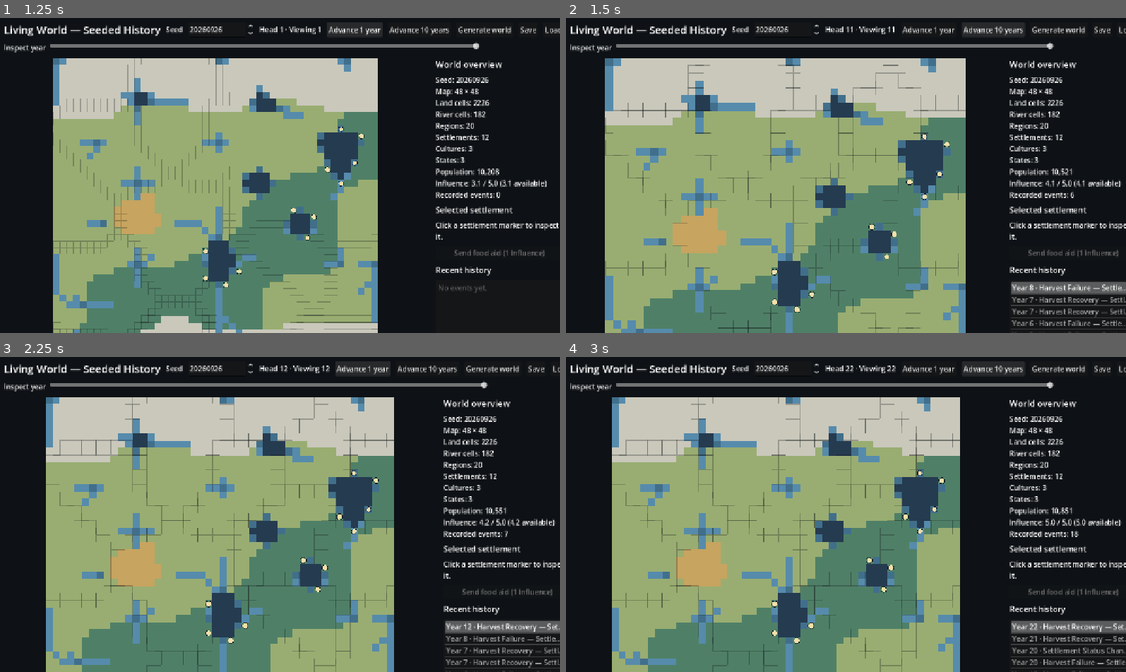
Above: before the commit, frames 1-4 (two rows, left to right).
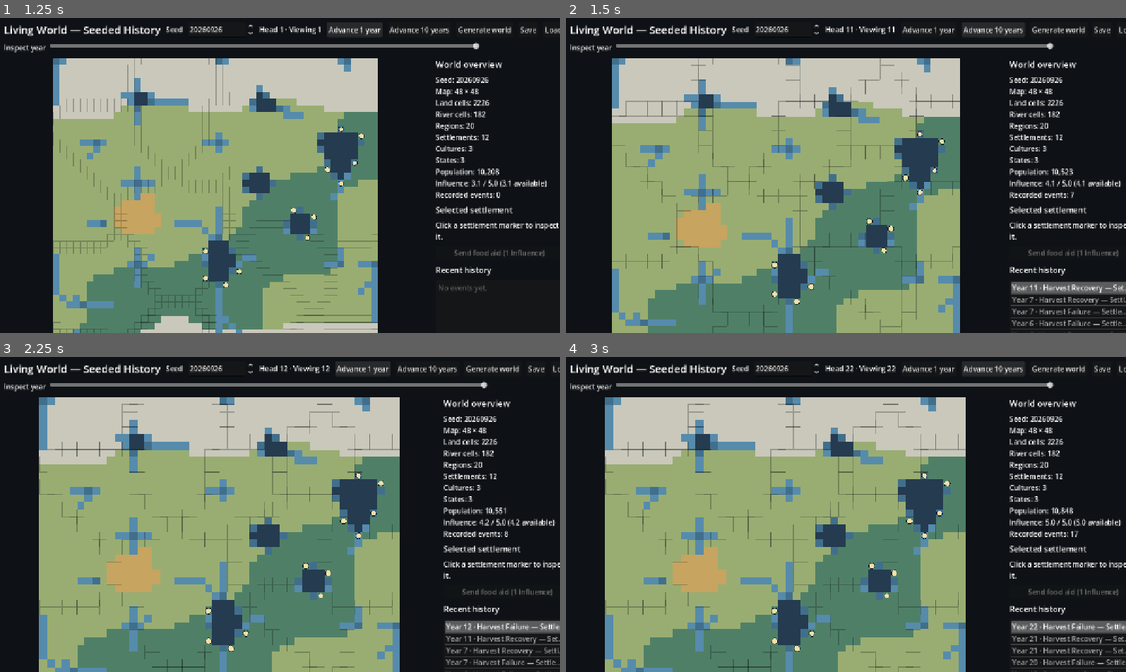
Above: after the commit, the same moments.

Repository: imattau/living-world
Game: Godot game, scene res://scenes/main.tscn
Two runs of this game, one before a commit and one after it. Both use one fixed random seed, a clock stepped at 60 frames per second and the inputs below.
Inputs:
- Up to frame 1 (1.25 s): click "Advance 1 year" at 0.5 s
- Up to frame 2 (1.5 s): click "Advance 10 years" at 1.25 s
- Up to frame 3 (2.25 s): click "Advance 1 year" at 2 s
- Up to frame 4 (3 s): click "Advance 10 years" at 2.75 s

Frame 1 is identical in both runs. In frame 2, 13% of the frame differs, in the area x 6-100%, y 12-100%; in frame 3, 13%; in frame 4, 13%.

Commit message:
Implement culture drift and splitting
Per docs/culture-drift-design.md:

- CultureData.values now has a real mechanical role: a cultural-
  distance term in the war dispute_score formula (rebalanced weights,
  simulation_version 5 -> 6), so drift and splitting aren't cosmetic.
- Drift is migration-driven rather than a random walk: when population
  moves between settlements of different cultures, the destination
  culture's values get pulled toward the origin's, weighted by the
  migrated population fraction and capped per dimension per year -
  fully deterministic, explicable via the population_migrated events
  that already drive it.
- Splitting: a culture whose settlements stay divided across 2+ states
  for 10 consecutive years forks - the largest group keeps the
  original CultureData, minority groups get new child cultures
  (parent_ids populated for the first time) named with the same
  roman-numeral pattern used for state succession.

New event: culture_split, tracked in evaluate_worlds.gd.

Co-Authored-By: Claude Sonnet 5 <noreply@anthropic.com>
Claude-Session: https://claude.ai/code/session_01QruFgYovgXYak2BvBeGa6i

Diff:
--- a/scripts/evaluation/evaluate_worlds.gd
+++ b/scripts/evaluation/evaluate_worlds.gd
@@ -38,6 +38,7 @@
 	var territories_annexed := 0
 	var states_fragmented := 0
 	var states_founded := 0
+	var culture_splits := 0
 	var events_with_facts := 0
 	var events_with_cause_links := 0
 	var maximum_dispute_score := 0.0
@@ -89,6 +90,8 @@
 				states_fragmented += 1
 			"state_founded":
 				states_founded += 1
+			"culture_split":
+				culture_splits += 1
 	var active_state_ids := {}
 	for settlement_value in world.settlements.values():
 		var settlement: SettlementData = settlement_value
@@ -113,6 +116,8 @@
 		"territories_annexed": territories_annexed,
 		"states_fragmented": states_fragmented,
 		"states_founded": states_founded,
+		"culture_splits": culture_splits,
+		"cultures_final": world.cultures.size(),
 		"events_total": world.events.size(),
 		"events_with_facts_percent": 100.0 * float(events_with_facts) / maxf(1.0, float(world.events.size())),
 		"events_with_cause_links": events_with_cause_links,
@@ -150,6 +155,7 @@
 	var total_territories_annexed := 0
 	var total_states_fragmented := 0
 	var total_states_founded := 0
+	var total_culture_splits := 0
 	for row in rows:
 		population_values.append(int(row["population_at_year_250"]))
 		initial_population_values.append(int(row["population_at_year_0"]))
@@ -178,6 +184,7 @@
 		total_territories_annexed += int(row["territories_annexed"])
 		total_states_fragmented += int(row["states_fragmented"])
 		total_states_founded += int(row["states_founded"])
+		total_culture_splits += int(row["culture_splits"])
 	population_values.sort()
 	initial_population_values.sort()
 	surviving_values.sort()
@@ -221,4 +228,5 @@
 		"territories_annexed_total": total_territories_annexed,
 		"states_fragmented_total": total_states_fragmented,
 		"states_founded_total": total_states_founded,
+		"culture_splits_total": total_culture_splits,
 	}
--- a/scripts/simulation/simulation_engine.gd
+++ b/scripts/simulation/simulation_engine.gd
@@ -33,6 +33,9 @@
 const NEW_STATE_STABILITY_FRAGMENT := 0.5
 const FORMATION_STATE_STABILITY := 0.6
 const FORMATION_POPULATION_THRESHOLD := 400
+const CULTURE_DRIFT_MAX_PULL_WEIGHT := 0.15
+const CULTURE_DRIFT_MAX_YEARLY_SHIFT_PER_DIMENSION := 0.05
+const CULTURE_SPLIT_YEARS_THRESHOLD := 10
 
 var last_year_events: Array[HistoryEvent] = []
 var _pending_events: Array[HistoryEvent] = []
@@ -56,6 +59,7 @@
 	_update_leadership(world, target_year)
 	_update_state_cohesion(world, target_year)
 	_update_territorial_growth(world, target_year)
+	_update_culture_divergence(world, target_year)
 	world.influence = minf(INFLUENCE_CAP, world.influence + INFLUENCE_REGEN_PER_YEAR)
 	world.year = target_year
 	for event in _pending_events:
@@ -333,6 +337,7 @@
 		settlement.population = maxi(0, settlement.population + int(population_delta[settlement_id]))
 		var available_food: float = reports[settlement_id]["available_food"]
 		settlement.food_coverage = available_food / maxf(1.0, float(settlement.population))
+	_apply_migration_culture_drift(world, proposals)
 	for origin_id in _sorted_integer_keys(moved_by_origin):
 		var origin: SettlementData = world.settlements[origin_id]
 		var destination_ids: Array = destinations_by_origin[origin_id]
@@ -366,6 +371,51 @@
 			cause_links
 		)
 
+func _apply_migration_culture_drift(world: WorldState, proposals: Array[Dictionary]) -> void:
+	var cumulative_shift := {}
+	for proposal in proposals:
+		var amount: int = proposal["amount"]
+		if amount <= 0:
+			continue
+		var origin_id: int = proposal["origin"]
+		var destination_id: int = proposal["destination"]
+		if not world.settlements.has(origin_id) or not world.settlements.has(destination_id):
+			continue
+		var origin_settlement: SettlementData = world.settlements[origin_id]
+		var destination_settlement: SettlementData = world.settlements[destination_id]
+		var origin_culture_id := origin_settlement.culture_id
+		var destination_culture_id := destination_settlement.culture_id
+		if origin_culture_id < 0 or destination_culture_id < 0 or origin_culture_id == destination_culture_id:
+			continue
+		if not world.cultures.has(origin_culture_id) or not world.cultures.has(destination_culture_id):
+			continue
+		var origin_culture: CultureData = world.cultures[origin_culture_id]
+		var destination_culture: CultureData = world.cultures[destination_culture_id]
+		var dimensions := mini(origin_culture.values.size(), destination_culture.values.size())
+		if dimensions <= 0:
+			continue
+		var weight := clampf(
+			float(amount) / float(maxi(1, destination_settlement.population)), 0.0, CULTURE_DRIFT_MAX_PULL_WEIGHT
+		)
+		if weight <= 0.0:
+			continue
+		if not cumulative_shift.has(destination_culture_id):
+			var zeros: Array[float] = []
+			zeros.resize(dimensions)
+			zeros.fill(0.0)
+			cumulative_shift[destination_culture_id] = zeros
+		var shift_used: Array[float] = cumulative_shift[destination_culture_id]
+		for index in dimensions:
+			var used: float = shift_used[index]
+			if used >= CULTURE_DRIFT_MAX_YEARLY_SHIFT_PER_DIMENSION:
+				continue
+			var remaining := CULTURE_DRIFT_MAX_YEARLY_SHIFT_PER_DIMENSION - used
+			var delta := clampf(
+				(origin_culture.values[index] - destination_culture.values[index]) * weight, -remaining, remaining
+			)
+			destination_culture.values[index] = clampf(destination_culture.values[index] + delta, 0.0, 1.0)
+			shift_used[index] = used + absf(delta)
+
 func _apply_food_trade(world: WorldState, entity_ids: Array[int], year: int) -> void:
 	var proposals: Array[Dictionary] = []
 	for donor_id in entity_ids:
@@ -499,12 +549,21 @@
 				float(food_pressure_by_state[first_id]),
 				float(food_pressure_by_state[second_id])
 			), 0.0, 1.0)
-			var dispute_score := 0.25 + (0.35 if contested else 0.0) + 0.40 * resource_pressure
+			var cultural_distance := _cultural_distance(
+				world, _state_dominant_culture(world, first_id), _state_dominant_culture(world, second_id)
+			)
+			var dispute_score := (
+				0.20
+				+ (0.30 if contested else 0.0)
+				+ 0.30 * resource_pressure
+				+ 0.20 * cultural_distance
+			)
 			var is_at_war := first.at_war_with.has(second_id) or second.at_war_with.has(first_id)
 			var relation := {
 				"dispute_score": dispute_score,
 				"contested_claim": contested,
 				"resource_pressure": resource_pressure,
+				"cultural_distance": cultural_distance,
 				"last_updated_year": year,
 			}
 			first.relationships[second_id] = relation.duplicate(true)
@@ -537,6 +596,7 @@
 						"dispute_score": dispute_score,
 						"contested_claim": contested,
 						"resource_pressure": resource_pressure,
+						"cultural_distance": cultural_distance,
 						"stability": [first.stability, second.stability],
 					},
 					[first_id, second_id],
@@ -1012,6 +1072,81 @@
 			}
 		)
 
+func _update_culture_divergence(world: WorldState, year: int) -> void:
+	for culture_id in _sorted_integer_keys(world.cultures):
+		var culture: CultureData = world.cultures[culture_id]
+		var settlements_by_state := {}
+		for settlement_id in _sorted_settlement_ids(world):
+			var settlement: SettlementData = world.settlements[settlement_id]
+			if settlement.culture_id != culture_id or settlement.status == SettlementData.STATUS_ABANDONED:
+				continue
+			var state_key: int = settlement.state_id
+			if not settlements_by_state.has(state_key):
+				settlements_by_state[state_key] = []
+			settlements_by_state[state_key].append(settlement_id)
+		if settlements_by_state.size() < 2:
+			culture.years_states_diverged = 0
+			continue
+		culture.years_states_diverged += 1
+		if culture.years_states_diverged < CULTURE_SPLIT_YEARS_THRESHOLD:
+			continue
+		_split_culture(world, year, culture_id, settlements_by_state)
+
+func _split_culture(world: WorldState, year: int, culture_id: int, settlements_by_state: Dictionary) -> void:
+	var culture: CultureData = world.cultures[culture_id]
+	var group_state_ids := _sorted_integer_keys(settlements_by_state)
+	var largest_state_id := group_state_ids[0]
+	var largest_size := -1
+	for state_key in group_state_ids:
+		var group: Array = settlements_by_state[state_key]
+		if group.size() > largest_size:
+			largest_size = group.size()
+			largest_state_id = state_key
+
+	var existing_children := 0
+	for other_culture_id in world.cultures.keys():
+		var other: CultureData = world.cultures[other_culture_id]
+		if other.parent_ids.has(culture_id):
+			existing_children += 1
+
+	var child_culture_ids: Array[int] = []
+	for state_key in group_state_ids:
+		if state_key == largest_state_id:
+			continue
+		var group: Array = settlements_by_state[state_key]
+		existing_children += 1
+		var child := CultureData.new()
+		child.id = world.allocate_entity_id()
+		child.name = "%s %s" % [culture.name, _roman_numeral(existing_children + 1)]
+		child.origin_region_id = culture.origin_region_id
+		child.parent_ids.append(culture_id)
+		child.language_label = culture.language_label
+		child.religion_label = culture.religion_label
+		child.values = culture.values.duplicate()
+		world.cultures[child.id] = child
+		for settlement_id in group:
+			var settlement: SettlementData = world.settlements[settlement_id]
+			settlement.culture_id = child.id
+		child_culture_ids.append(child.id)
+
+	culture.years_states_diverged = 0
+	var home_region_id := -1
+	if largest_state_id >= 0 and world.states.has(largest_state_id):
+		home_region_id = _state_home_region(world, largest_state_id)
+	_record_event(
+		world,
+		"culture_split",
+		year,
+		home_region_id,
+		[culture_id],
+		{
+			"parent_culture_id": culture_id,
+			"child_culture_ids": child_culture_ids.duplicate(),
+			"state_ids_involved": group_state_ids.duplicate(),
+		},
+		child_culture_ids
+	)
+
 func _state_food_pressure(world: WorldState, state_id: int) -> float:
 	var weighted_pressure := 0.0
 	var population_total := 0.0
@@ -1043,6 +1178,39 @@
 			worst_coverage = settlement.food_coverage
 			worst_id = settlement_id
 	return worst_id
+
+func _state_dominant_culture(world: WorldState, state_id: int) -> int:
+	var population_by_culture := {}
+	for settlement_id in _sorted_settlement_ids(world):
+		var settlement: SettlementData = world.settlements[settlement_id]
+		if settlement.state_id != state_id or settlement.status == SettlementData.STATUS_ABANDONED:
+			continue
+		population_by_culture[settlement.culture_id] = (
+			int(population_by_culture.get(settlement.culture_id, 0)) + settlement.population
+		)
+	var dominant_id := -1
+	var largest_population := -1
+	for culture_id in _sorted_integer_keys(population_by_culture):
+		var population: int = population_by_culture[culture_id]
+		if population > largest_population:
+			largest_population = population
+			dominant_id = culture_id
+	return dominant_id
+
+func _cultural_distance(world: WorldState, first_culture_id: int, second_culture_id: int) -> float:
+	if first_culture_id < 0 or second_culture_id < 0 or first_culture_id == second_culture_id:
+		return 0.0
+	if not world.cultures.has(first_culture_id) or not world.cultures.has(second_culture_id):
+		return 0.0
+	var first: CultureData = world.cultures[first_culture_id]
+	var second: CultureData = world.cultures[second_culture_id]
+	var dimensions := mini(first.values.size(), second.values.size())
+	if dimensions <= 0:
+		return 0.0
+	var total := 0.0
+	for index in dimensions:
+		total += absf(first.values[index] - second.values[index])
+	return clampf(total / float(dimensions), 0.0, 1.0)
 
 func _state_military_strength(world: WorldState, state_id: int) -> float:
 	var strength := 0.0
--- a/scripts/world/culture_data.gd
+++ b/scripts/world/culture_data.gd
@@ -8,3 +8,4 @@
 var language_label: String
 var religion_label: String
 var values := PackedFloat32Array()
+var years_states_diverged: int = 0
--- a/scripts/world/world_serializer.gd
+++ b/scripts/world/world_serializer.gd
@@ -70,6 +70,7 @@
 			"language_label": culture.language_label,
 			"religion_label": culture.religion_label,
 			"values": culture.values,
+			"years_states_diverged": culture.years_states_diverged,
 		})
 	var states: Array[Dictionary] = []
 	for entity_id in _sorted_integer_keys(world.states):
@@ -220,6 +221,7 @@
 		culture.language_label = str(culture_data["language_label"])
 		culture.religion_label = str(culture_data["religion_label"])
 		culture.values = PackedFloat32Array(culture_data["values"])
+		culture.years_states_diverged = int(culture_data.get("years_states_diverged", 0))
 		world.cultures[culture.id] = culture
 	for state_data in data["states"]:
 		var state := StateData.new()
--- a/scripts/world/world_state.gd
+++ b/scripts/world/world_state.gd
@@ -3,7 +3,7 @@
 
 var seed: int
 var generator_version: int = 1
-var simulation_version: int = 5
+var simulation_version: int = 6
 var year: int = 0
 var map: WorldMap
 var regions: Dictionary = {}
